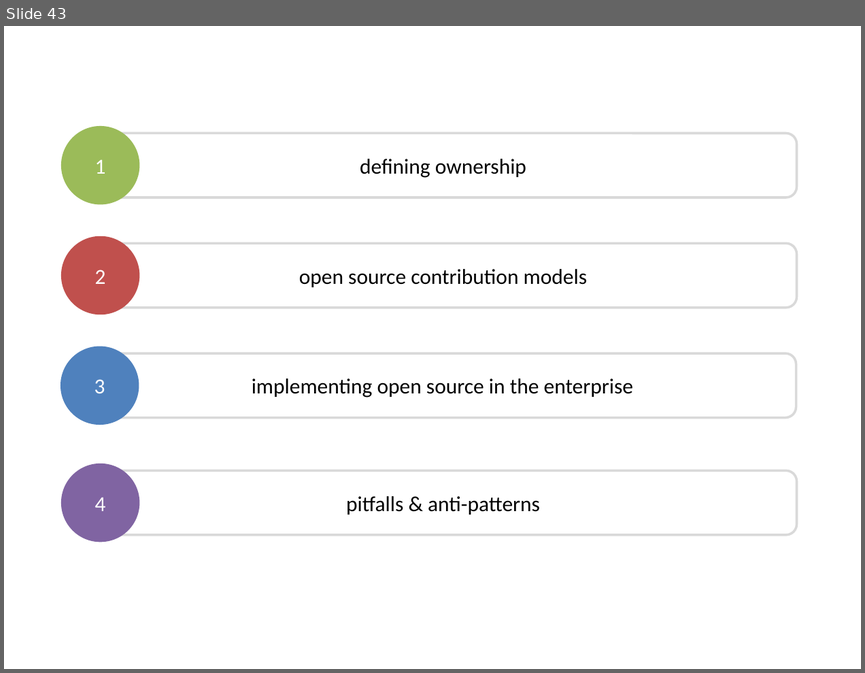
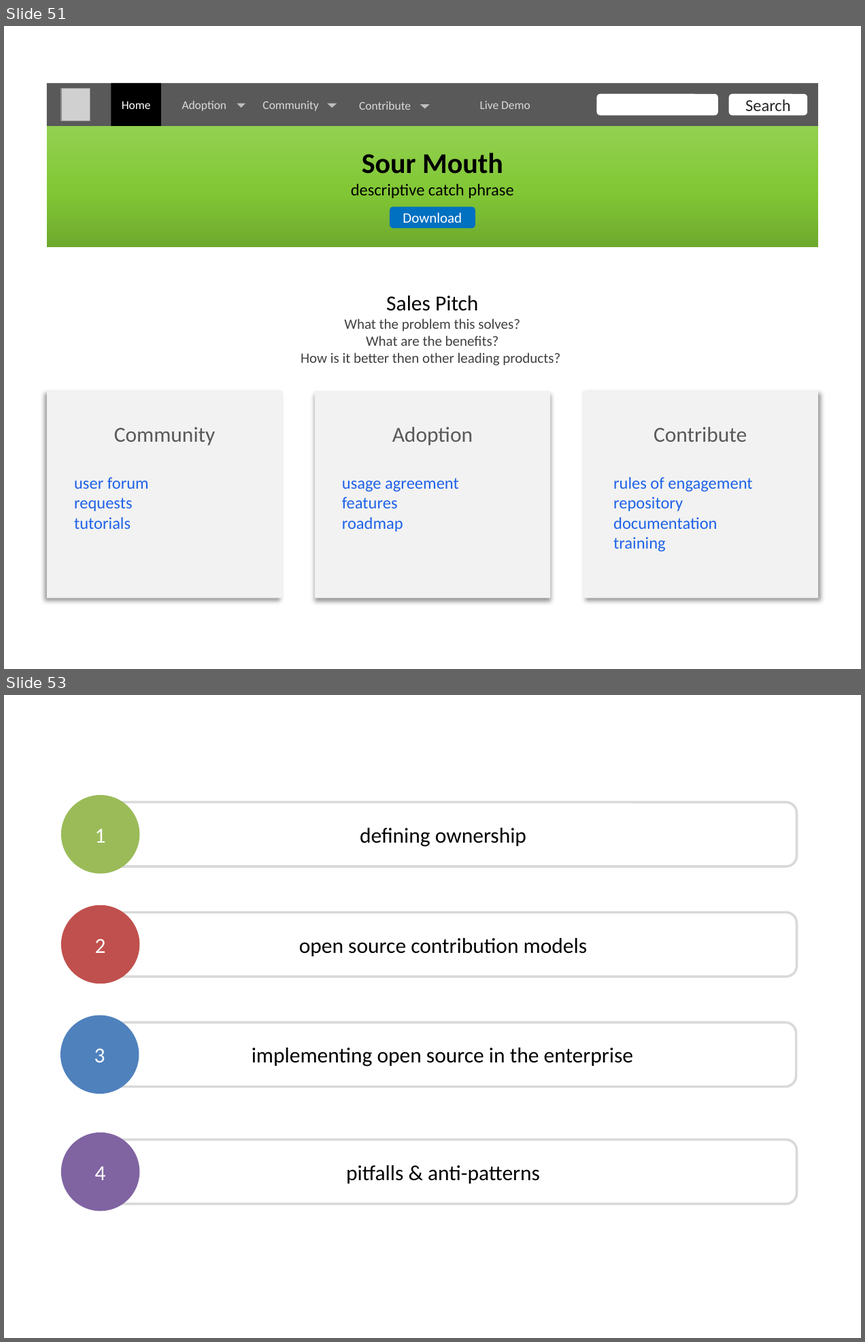
Before and after one commit to dsietz/open-source-model, a slide deck: Adopting the Open Source Model.pptx. Shown one above the other, each under a label of ours: slide 43 before the commit, slides 51 and 53 after it; the slides between them are not shown. The pictures are 865x673 and 865x1342 pixels, drawn with LibreOffice and Linux fonts; fonts in the diff are those of the drawing; grey boxes stand for pictures. Boxes give left, top, right and bottom in pixels: in the first picture for what was removed or moved away, otherwise in the second. Text is boxed around its words. In the diff, an @@ line names an element or a change of style, - is before the commit and + after.

```diff
--- a/Adopting the Open Source Model.pptx
+++ b/Adopting the Open Source Model.pptx
@@ slide 51 added at bbox=[4, 26, 861, 669], background #FFFFFF @@
@@ rectangle added at bbox=[47, 83, 818, 126], fill #595959 @@
@@ rectangle added at bbox=[111, 83, 161, 126], fill #000000, 10 pt, text #FFFFFF @@
+Home
@@ picture added at bbox=[61, 89, 90, 121] @@
@@ text added at bbox=[182, 101, 227, 111], 10 pt, text #D9D9D9 @@
+Adoption
@@ triangle added at bbox=[237, 103, 245, 108], fill #BFBFBF @@
@@ text added at bbox=[262, 101, 318, 111], 10 pt, text #D9D9D9 @@
+Community
@@ triangle added at bbox=[327, 103, 337, 108], fill #BFBFBF @@
@@ text added at bbox=[359, 101, 411, 110], 10 pt, text #D9D9D9 @@
+Contribute
@@ triangle added at bbox=[419, 104, 429, 108], fill #BFBFBF @@
@@ text added at bbox=[480, 101, 530, 109], 10 pt, text #D9D9D9 @@
+Live Demo
@@ rounded rectangle added at bbox=[597, 94, 719, 115], fill #FFFFFF @@
@@ rounded rectangle added at bbox=[729, 94, 808, 115], fill #FFFFFF, 14 pt, text #262626 @@
+Search
@@ rectangle added at bbox=[47, 126, 818, 248], fill gradient #6EA92D to #82C836 to #92D050 @@
@@ text added at bbox=[351, 152, 513, 198], 14 pt, text #000000 @@
+Sour Mouth
+descriptive catch phrase
@@ rounded rectangle added at bbox=[390, 207, 475, 228], fill #0070C0, 12 pt, text #FFFFFF @@
+Download
@@ rectangle added at bbox=[47, 264, 818, 391], fill #FFFFFF, 12 pt, text #404040 @@
+Sales Pitch
+What the problem this solves?
+What are the benefits?
+How is it better then other leading products?
@@ rectangle added at bbox=[47, 391, 283, 599], fill #F2F2F2, 14 pt, text #1F62E9 @@
+Community
+user forum
+requests
+tutorials
@@ rectangle added at bbox=[314, 391, 550, 599], fill #F2F2F2, 14 pt, text #1F62E9 @@
+Adoption
+usage agreement
+features
+roadmap
@@ rectangle added at bbox=[582, 391, 818, 599], fill #F2F2F2, 14 pt, text #1F62E9 @@
+Contribute
+rules of engagement
+repository
+documentation
+training
@@ what was slide 43 is now slide 53 @@
```
Also in this commit, not shown: 5 slides changed, 9 other slides added.
